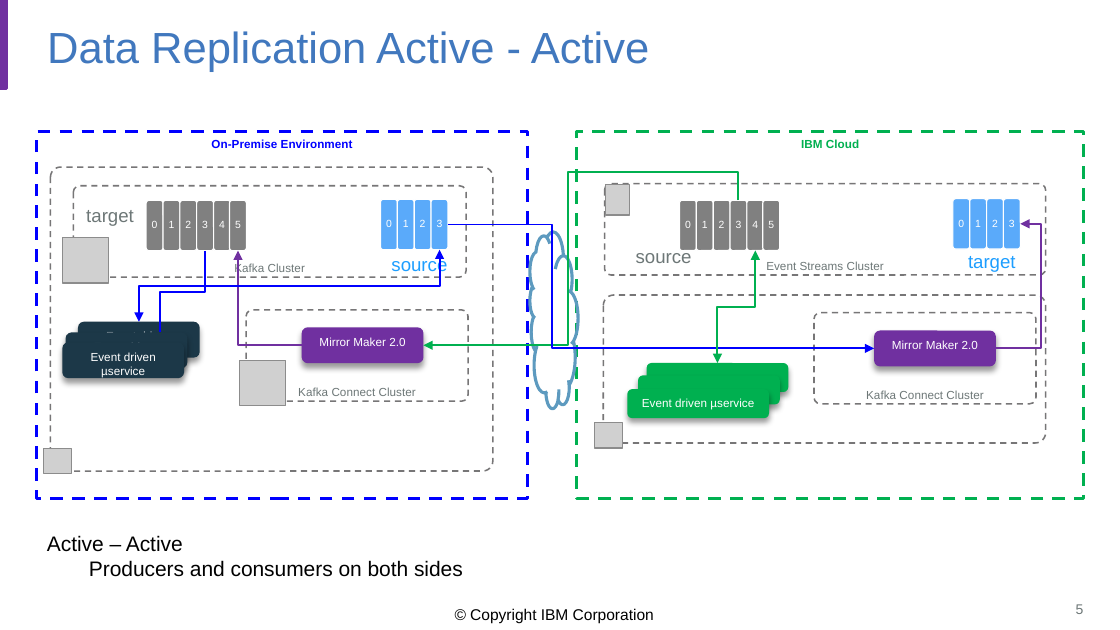
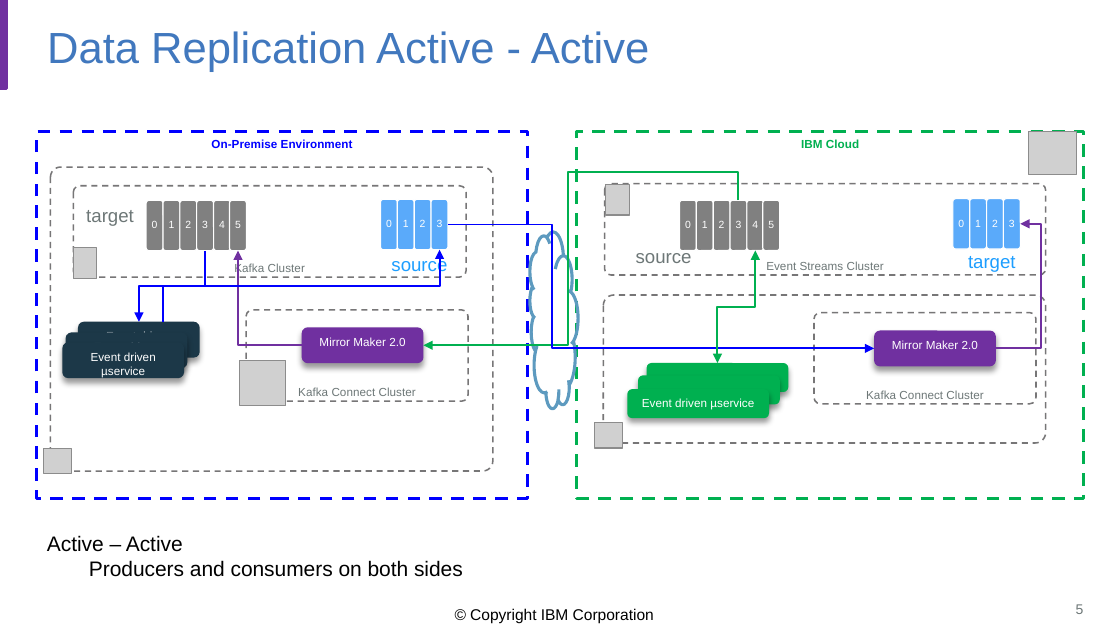
Before and after one commit to balasgit/kafka-studies, a slide deck: slide 5 of mm2-diagrams.pptx. Drawn at 1120x630 pixels with LibreOffice and Linux fonts; fonts in the diff are those of the drawing; grey boxes stand for pictures; background and template pictures are left out. Boxes give left, top, right and bottom in pixels: in the first picture for what was removed or moved away, otherwise in the second. Text is boxed around its words. In the diff, an @@ line names an element or a change of style, - is before the commit and + after.

```diff
--- a/mm2-diagrams.pptx
+++ b/mm2-diagrams.pptx
@@ picture added at [1028, 131, 1076, 174] @@
@@ picture removed at [63, 237, 109, 283] @@
@@ picture added at [73, 248, 96, 279] @@
@@ elbow line moved from (160, 333) - (205, 251) to (164, 321) - (205, 251) @@
```
Also in this commit, not shown: 3 other slides changed, 8 other files.
